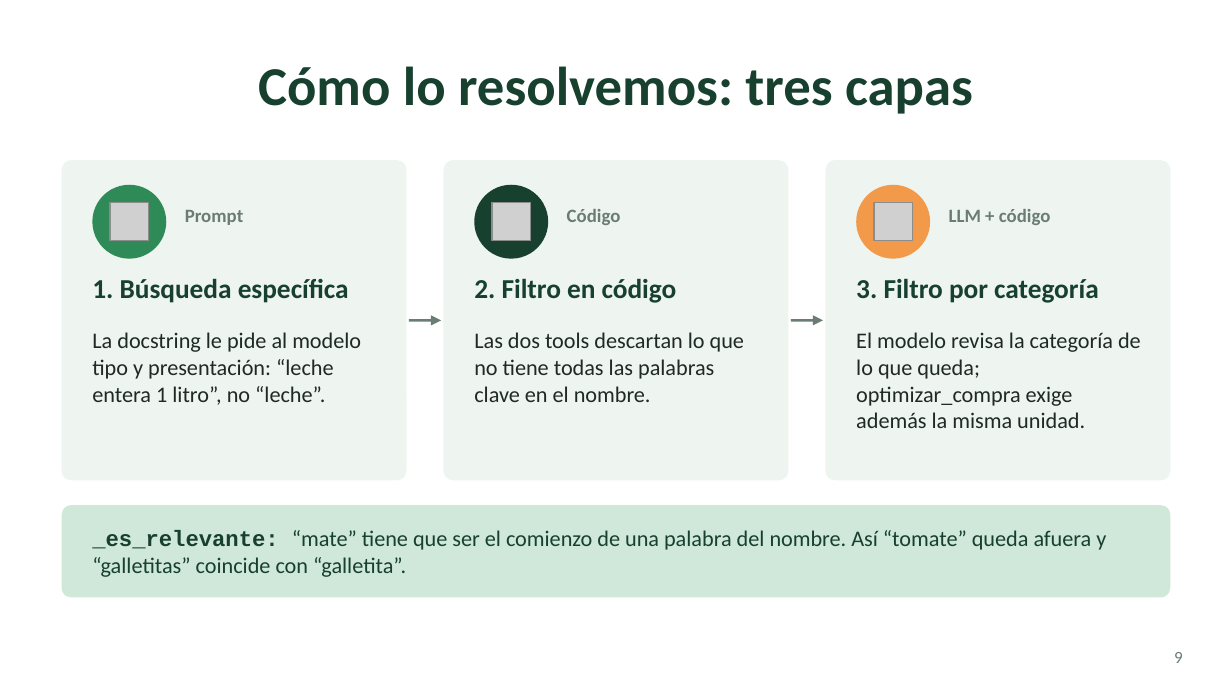
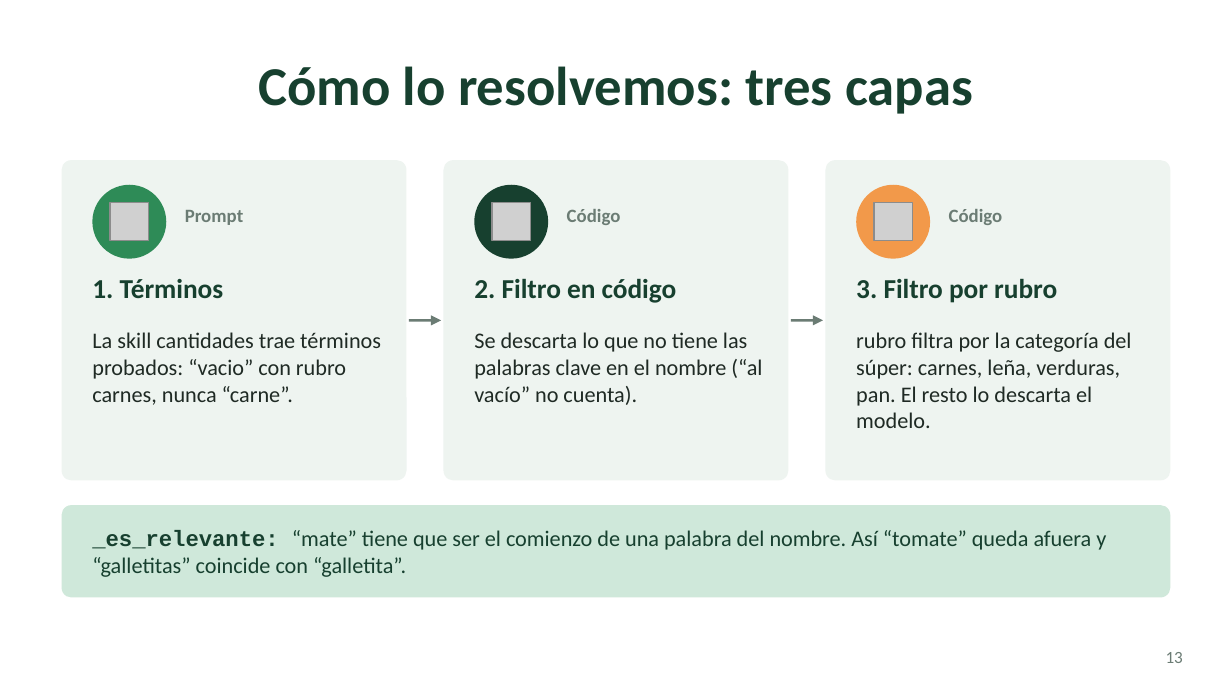
Before and after one commit to cuellojoaquinn/agente-de-supermercado, a slide deck: slide 13 of presentacion/super-agente.pptx (slide 9 before the commit). Drawn at 1232x693 pixels with LibreOffice and Linux fonts; fonts in the diff are those of the drawing; grey boxes stand for pictures. Boxes give left, top, right and bottom in pixels: in the first picture for what was removed or moved away, otherwise in the second. Text is boxed around its words. In the diff, an @@ line names an element or a change of style, - is before the commit and + after.

```diff
--- a/presentacion/super-agente.pptx
+++ b/presentacion/super-agente.pptx
@@ text at [949,209,1003,225]: text changed @@
-LLM + código
+Código
@@ text at [92,279,224,298]: text changed @@
-1. Búsqueda específica
+1. Términos
@@ text at [856,278,1057,303]: text changed @@
-3. Filtro por categoría
+3. Filtro por rubro
@@ text at [92,332,381,405]: text changed @@
-La docstring le pide al modelo tipo y presentación: “leche entera 1 litro”, no “leche”.
+La skill cantidades trae términos probados: “vacio” con rubro carnes, nunca “carne”.
@@ text at [474,332,762,405]: text changed @@
-Las dos tools descartan lo que no tiene todas las palabras clave en el nombre.
+Se descarta lo que no tiene las palabras clave en el nombre (“al vacío” no cuenta).
@@ text at [856,332,1132,428]: text changed @@
-El modelo revisa la categoría de lo que queda; optimizar_compra exige además la misma unidad.
+rubro filtra por la categoría del súper: carnes, leña, verduras, pan. El resto lo descarta el modelo.
@@ page number at [1166,652,1183,663]: text changed @@
-9
+13
```
Also in this commit, not shown: 8 other slides changed, 4 slides added, 1 other file.
